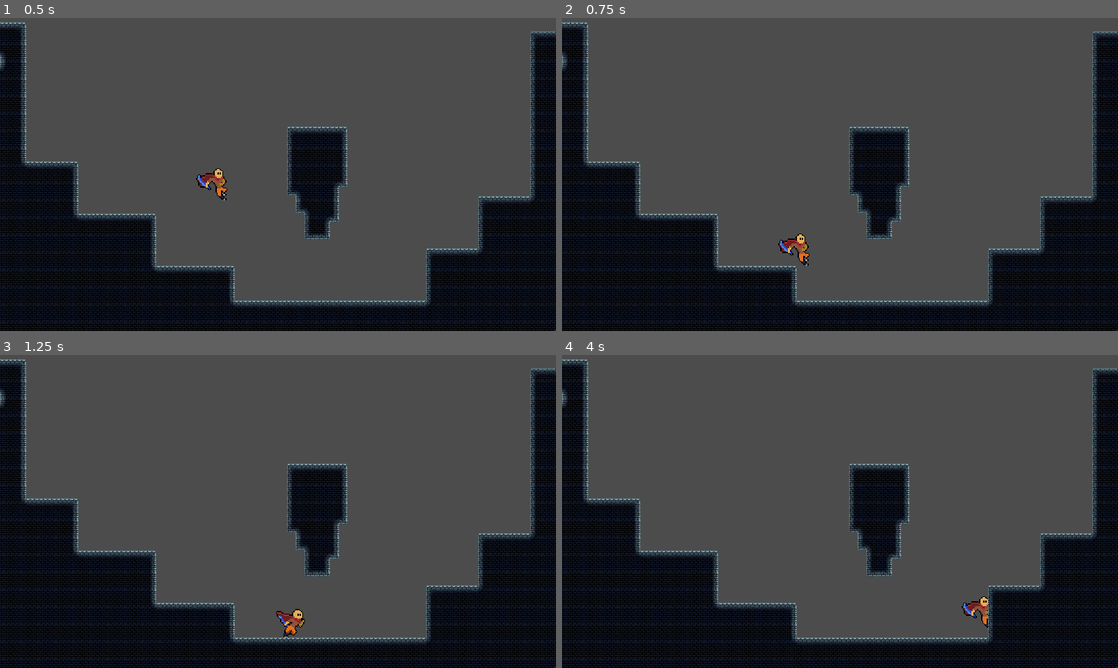
Above: before the commit, frames 1-4 (two rows, left to right).
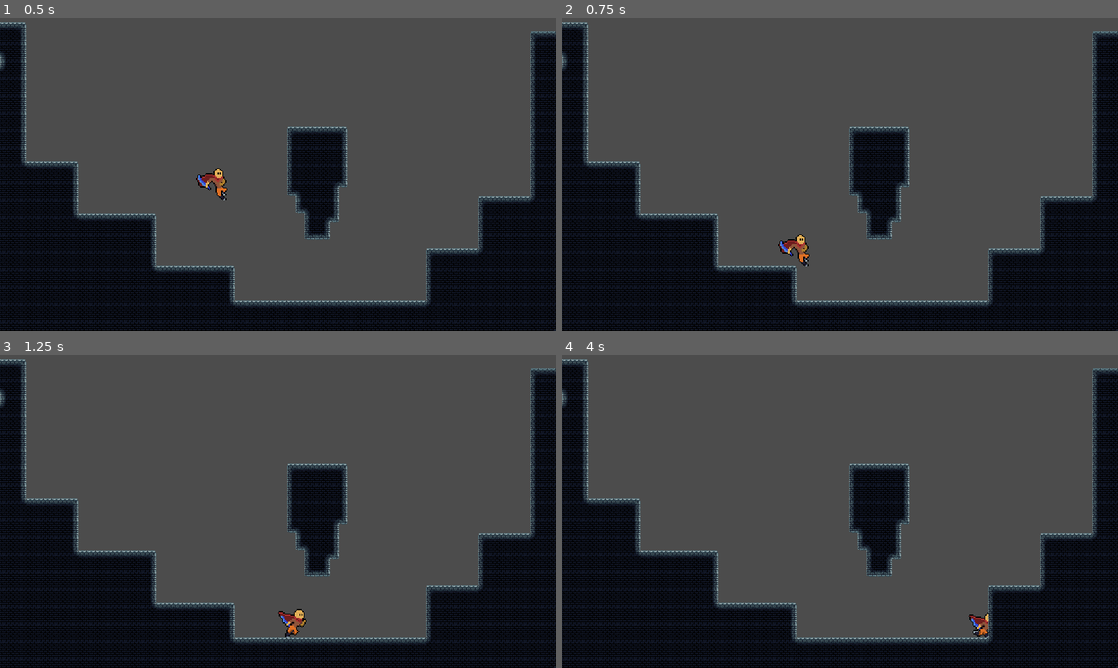
Above: after the commit, the same moments.

Repository: nadzmiidzham/poc-roguelike
Game: Godot game, scene res://src/scene/player_scene.tscn
Same seed, same stepped clock (60 frames per second), same inputs: the game is played once before the commit and once after it.
Inputs:
- Up to frame 1 (0.5 s): no input
- Up to frame 2 (0.75 s): hold D (move_right) from 0.53 s (still down)
- Up to frame 3 (1.25 s): keep holding D (move_right); tap Space (jump) at 0.77 s
- Up to frame 4 (4 s): tap Space (jump) at 1.52, 3.02, 3.77 s; release D (move_right) at 2.03 s; hold A (move_left) 2.03-2.78 s; hold D (move_right) from 2.78 s (still down)

Frame 1 is identical in both runs. In frame 2, 0.1% of the frame differs, in the area x 38-45%, y 68-80%; in frame 3, 0.2%; in frame 4, 0.4%, in the area x 71-77%, y 77-91%.

Commit message:
- bugfix on player sprite not flippin during jump animation - bugfix on CollisionShape2D not changing size upon animation change

Diff:
--- a/src/actor/player/prefab/player.tscn
+++ b/src/actor/player/prefab/player.tscn
@@ -13,7 +13,7 @@
 
 [sub_resource type="CapsuleShape2D" id=1]
 radius = 3.36363
-height = 14.9157
+height = 15.0981
 
 [sub_resource type="Animation" id=2]
 resource_name = "fall"
@@ -101,7 +101,31 @@
 "times": PoolRealArray( 0 ),
 "transitions": PoolRealArray( 1 ),
 "update": 0,
-"values": [ Vector2( 1.047, 1.234 ) ]
+"values": [ Vector2( 1, 1 ) ]
+}
+tracks/7/type = "value"
+tracks/7/path = NodePath("CollisionBox:shape:radius")
+tracks/7/interp = 1
+tracks/7/loop_wrap = true
+tracks/7/imported = false
+tracks/7/enabled = true
+tracks/7/keys = {
+"times": PoolRealArray( 0 ),
+"transitions": PoolRealArray( 1 ),
+"update": 0,
+"values": [ 3.36363 ]
+}
+tracks/8/type = "value"
+tracks/8/path = NodePath("CollisionBox:shape:height")
+tracks/8/interp = 1
+tracks/8/loop_wrap = true
+tracks/8/imported = false
+tracks/8/enabled = true
+tracks/8/keys = {
+"times": PoolRealArray( 0 ),
+"transitions": PoolRealArray( 1 ),
+"update": 0,
+"values": [ 20.9401 ]
 }
 
 [sub_resource type="Animation" id=3]
@@ -190,7 +214,31 @@
 "times": PoolRealArray( 0 ),
 "transitions": PoolRealArray( 1 ),
 "update": 0,
-"values": [ Vector2( 1.094, 1.205 ) ]
+"values": [ Vector2( 1, 1 ) ]
+}
+tracks/7/type = "value"
+tracks/7/path = NodePath("CollisionBox:shape:radius")
+tracks/7/interp = 1
+tracks/7/loop_wrap = true
+tracks/7/imported = false
+tracks/7/enabled = true
+tracks/7/keys = {
+"times": PoolRealArray( 0 ),
+"transitions": PoolRealArray( 1 ),
+"update": 0,
+"values": [ 3.36363 ]
+}
+tracks/8/type = "value"
+tracks/8/path = NodePath("CollisionBox:shape:height")
+tracks/8/interp = 1
+tracks/8/loop_wrap = true
+tracks/8/imported = false
+tracks/8/enabled = true
+tracks/8/keys = {
+"times": PoolRealArray( 0 ),
+"transitions": PoolRealArray( 1 ),
+"update": 0,
+"values": [ 19.4095 ]
 }
 
 [sub_resource type="Animation" id=4]
@@ -230,7 +278,7 @@
 "times": PoolRealArray( 0 ),
 "transitions": PoolRealArray( 1 ),
 "update": 0,
-"values": [ Vector2( 1.047, 1.234 ) ]
+"values": [ Vector2( 1, 1 ) ]
 }
 tracks/3/type = "value"
 tracks/3/path = NodePath("Sprite:frame")
@@ -291,6 +339,30 @@
 "transitions": PoolRealArray( 1 ),
 "update": 0,
 "values": [ Vector2( 1, 1 ) ]
+}
+tracks/8/type = "value"
+tracks/8/path = NodePath("CollisionBox:shape:radius")
+tracks/8/interp = 1
+tracks/8/loop_wrap = true
+tracks/8/imported = false
+tracks/8/enabled = true
+tracks/8/keys = {
+"times": PoolRealArray( 0 ),
+"transitions": PoolRealArray( 1 ),
+"update": 0,
+"values": [ 3.36363 ]
+}
+tracks/9/type = "value"
+tracks/9/path = NodePath("CollisionBox:shape:height")
+tracks/9/interp = 1
+tracks/9/loop_wrap = true
+tracks/9/imported = false
+tracks/9/enabled = true
+tracks/9/keys = {
+"times": PoolRealArray( 0 ),
+"transitions": PoolRealArray( 1 ),
+"update": 0,
+"values": [ 20.0983 ]
 }
 
 [sub_resource type="Animation" id=5]
@@ -381,6 +453,30 @@
 "update": 0,
 "values": [ Vector2( 3.11832, 6.87895 ) ]
 }
+tracks/7/type = "value"
+tracks/7/path = NodePath("CollisionBox:shape:radius")
+tracks/7/interp = 1
+tracks/7/loop_wrap = true
+tracks/7/imported = false
+tracks/7/enabled = true
+tracks/7/keys = {
+"times": PoolRealArray( 0 ),
+"transitions": PoolRealArray( 1 ),
+"update": 0,
+"values": [ 3.36363 ]
+}
+tracks/8/type = "value"
+tracks/8/path = NodePath("CollisionBox:shape:height")
+tracks/8/interp = 1
+tracks/8/loop_wrap = true
+tracks/8/imported = false
+tracks/8/enabled = true
+tracks/8/keys = {
+"times": PoolRealArray( 0 ),
+"transitions": PoolRealArray( 1 ),
+"update": 0,
+"values": [ 15.0981 ]
+}
 
 [node name="Player" type="KinematicBody2D"]
 scale = Vector2( 2, 2 )
@@ -388,13 +484,12 @@
 jump_force = 550
 
 [node name="Sprite" type="Sprite" parent="."]
-position = Vector2( 0.117981, -0.117985 )
-texture = ExtResource( 1 )
-hframes = 7
+position = Vector2( 2.71364, 4.71937 )
+texture = ExtResource( 2 )
+hframes = 4
 
 [node name="CollisionBox" type="CollisionShape2D" parent="."]
-position = Vector2( 2.5284, 4.75523 )
-scale = Vector2( 1.094, 1.205 )
+position = Vector2( 3.11832, 6.87895 )
 shape = SubResource( 1 )
 
 [node name="Animation" type="AnimationPlayer" parent="."]
--- a/src/actor/player/state/state_jump.gd
+++ b/src/actor/player/state/state_jump.gd
@@ -23,6 +23,12 @@
 	if _is_jump_finished:
 		state_machine.change_state(state_fall)
 
+	# flip sprite
+	if !player.is_facing_right && Input.is_action_pressed("move_right"):
+		player.flip()
+	if player.is_facing_right && Input.is_action_pressed("move_left"):
+		player.flip()
+
 func physics_process(_delta) -> void:
 	if player.is_on_floor():
 		player.velocity.y = -player.jump_force
--- a/src/scene/player_scene.tscn
+++ b/src/scene/player_scene.tscn
@@ -3,6 +3,9 @@
 [ext_resource path="res://src/actor/player/prefab/player.tscn" type="PackedScene" id=1]
 [ext_resource path="res://src/sprite/tiles/brickTileset.png" type="Texture" id=2]
 
+[sub_resource type="ConvexPolygonShape2D" id=1]
+points = PoolVector2Array( 0, 0, 16, 0, 16, 16, 0, 16 )
+
 [sub_resource type="ConvexPolygonShape2D" id=2]
 points = PoolVector2Array( 0, 0, 16, 0, 16, 16, 0, 16 )
 
@@ -49,10 +52,10 @@
 points = PoolVector2Array( 0, 0, 16, 0, 16, 16, 0, 16 )
 
 [sub_resource type="ConvexPolygonShape2D" id=17]
-points = PoolVector2Array( 0, 0, 16, 0, 16, 16, 0, 16 )
+points = PoolVector2Array( 0, 16, 16, 16, 16, 16, 0, 16 )
 
 [sub_resource type="ConvexPolygonShape2D" id=18]
-points = PoolVector2Array( 0, 16, 16, 16, 16, 16, 0, 16 )
+points = PoolVector2Array( 0, 0, 16, 0, 16, 16, 0, 16 )
 
 [sub_resource type="ConvexPolygonShape2D" id=19]
 points = PoolVector2Array( 0, 0, 16, 0, 16, 16, 0, 16 )
@@ -111,10 +114,7 @@
 [sub_resource type="ConvexPolygonShape2D" id=37]
 points = PoolVector2Array( 0, 0, 16, 0, 16, 16, 0, 16 )
 
-[sub_resource type="ConvexPolygonShape2D" id=38]
-points = PoolVector2Array( 0, 0, 16, 0, 16, 16, 0, 16 )
-
-[sub_resource type="TileSet" id=1]
+[sub_resource type="TileSet" id=38]
 0/name = "brickTileset.png 0"
 0/texture = ExtResource( 2 )
 0/tex_offset = Vector2( 0, 0 )
@@ -134,230 +134,230 @@
 0/navigation_offset = Vector2( 0, 0 )
 0/shape_offset = Vector2( 0, 0 )
 0/shape_transform = Transform2D( 1, 0, 0, 1, 0, 0 )
-0/shape = SubResource( 2 )
+0/shape = SubResource( 1 )
 0/shape_one_way = false
 0/shape_one_way_margin = 1.0
 0/shapes = [ {
 "autotile_coord": Vector2( 0, 0 ),
 "one_way": false,
 "one_way_margin": 1.0,
+"shape": SubResource( 1 ),
+"shape_transform": Transform2D( 1, 0, 0, 1, 0, 0 )
+}, {
+"autotile_coord": Vector2( 0, 1 ),
+"one_way": false,
+"one_way_margin": 1.0,
 "shape": SubResource( 2 ),
 "shape_transform": Transform2D( 1, 0, 0, 1, 0, 0 )
 }, {
-"autotile_coord": Vector2( 0, 1 ),
+"autotile_coord": Vector2( 0, 2 ),
 "one_way": false,
 "one_way_margin": 1.0,
 "shape": SubResource( 3 ),
 "shape_transform": Transform2D( 1, 0, 0, 1, 0, 0 )
 }, {
-"autotile_coord": Vector2( 0, 2 ),
+"autotile_coord": Vector2( 1, 2 ),
 "one_way": false,
 "one_way_margin": 1.0,
 "shape": SubResource( 4 ),
 "shape_transform": Transform2D( 1, 0, 0, 1, 0, 0 )
 }, {
-"autotile_coord": Vector2( 1, 2 ),
+"autotile_coord": Vector2( 2, 2 ),
 "one_way": false,
 "one_way_margin": 1.0,
 "shape": SubResource( 5 ),
 "shape_transform": Transform2D( 1, 0, 0, 1, 0, 0 )
 }, {
-"autotile_coord": Vector2( 2, 2 ),
+"autotile_coord": Vector2( 2, 1 ),
 "one_way": false,
 "one_way_margin": 1.0,
 "shape": SubResource( 6 ),
 "shape_transform": Transform2D( 1, 0, 0, 1, 0, 0 )
 }, {
-"autotile_coord": Vector2( 2, 1 ),
+"autotile_coord": Vector2( 2, 0 ),
 "one_way": false,
 "one_way_margin": 1.0,
 "shape": SubResource( 7 ),
 "shape_transform": Transform2D( 1, 0, 0, 1, 0, 0 )
 }, {
-"autotile_coord": Vector2( 2, 0 ),
+"autotile_coord": Vector2( 1, 0 ),
 "one_way": false,
 "one_way_margin": 1.0,
 "shape": SubResource( 8 ),
 "shape_transform": Transform2D( 1, 0, 0, 1, 0, 0 )
 }, {
-"autotile_coord": Vector2( 1, 0 ),
+"autotile_coord": Vector2( 3, 0 ),
 "one_way": false,
 "one_way_margin": 1.0,
 "shape": SubResource( 9 ),
 "shape_transform": Transform2D( 1, 0, 0, 1, 0, 0 )
 }, {
-"autotile_coord": Vector2( 3, 0 ),
+"autotile_coord": Vector2( 3, 1 ),
 "one_way": false,
 "one_way_margin": 1.0,
 "shape": SubResource( 10 ),
 "shape_transform": Transform2D( 1, 0, 0, 1, 0, 0 )
 }, {
-"autotile_coord": Vector2( 3, 1 ),
+"autotile_coord": Vector2( 3, 2 ),
 "one_way": false,
 "one_way_margin": 1.0,
 "shape": SubResource( 11 ),
 "shape_transform": Transform2D( 1, 0, 0, 1, 0, 0 )
 }, {
-"autotile_coord": Vector2( 3, 2 ),
+"autotile_coord": Vector2( 0, 3 ),
 "one_way": false,
 "one_way_margin": 1.0,
 "shape": SubResource( 12 ),
 "shape_transform": Transform2D( 1, 0, 0, 1, 0, 0 )
 }, {
-"autotile_coord": Vector2( 0, 3 ),
+"autotile_coord": Vector2( 1, 3 ),
 "one_way": false,
 "one_way_margin": 1.0,
 "shape": SubResource( 13 ),
 "shape_transform": Transform2D( 1, 0, 0, 1, 0, 0 )
 }, {
-"autotile_coord": Vector2( 1, 3 ),
+"autotile_coord": Vector2( 2, 3 ),
 "one_way": false,
 "one_way_margin": 1.0,
 "shape": SubResource( 14 ),
 "shape_transform": Transform2D( 1, 0, 0, 1, 0, 0 )
 }, {
-"autotile_coord": Vector2( 2, 3 ),
+"autotile_coord": Vector2( 3, 3 ),
 "one_way": false,
 "one_way_margin": 1.0,
 "shape": SubResource( 15 ),
 "shape_transform": Transform2D( 1, 0, 0, 1, 0, 0 )
 }, {
-"autotile_coord": Vector2( 3, 3 ),
+"autotile_coord": Vector2( 4, 2 ),
 "one_way": false,
 "one_way_margin": 1.0,
 "shape": SubResource( 16 ),
 "shape_transform": Transform2D( 1, 0, 0, 1, 0, 0 )
 }, {
-"autotile_coord": Vector2( 4, 2 ),
+"autotile_coord": Vector2( 5, 2 ),
 "one_way": false,
 "one_way_margin": 1.0,
 "shape": SubResource( 17 ),
 "shape_transform": Transform2D( 1, 0, 0, 1, 0, 0 )
 }, {
+"autotile_coord": Vector2( 5, 3 ),
+"one_way": false,
+"one_way_margin": 1.0,
+"shape": SubResource( 18 ),
+"shape_transform": Transform2D( 1, 0, 0, 1, 0, 0 )
+}, {
 "autotile_coord": Vector2( 5, 2 ),
 "one_way": false,
 "one_way_margin": 1.0,
-"shape": SubResource( 18 ),
-"shape_transform": Transform2D( 1, 0, 0, 1, 0, 0 )
-}, {
-"autotile_coord": Vector2( 5, 3 ),
-"one_way": false,
-"one_way_margin": 1.0,
 "shape": SubResource( 19 ),
 "shape_transform": Transform2D( 1, 0, 0, 1, 0, 0 )
 }, {
-"autotile_coord": Vector2( 5, 2 ),
+"autotile_coord": Vector2( 4, 3 ),
 "one_way": false,
 "one_way_margin": 1.0,
 "shape": SubResource( 20 ),
 "shape_transform": Transform2D( 1, 0, 0, 1, 0, 0 )
 }, {
-"autotile_coord": Vector2( 4, 3 ),
+"autotile_coord": Vector2( 2, 4 ),
 "one_way": false,
 "one_way_margin": 1.0,
 "shape": SubResource( 21 ),
 "shape_transform": Transform2D( 1, 0, 0, 1, 0, 0 )
 }, {
-"autotile_coord": Vector2( 2, 4 ),
+"autotile_coord": Vector2( 3, 4 ),
 "one_way": false,
 "one_way_margin": 1.0,
 "shape": SubResource( 22 ),
 "shape_transform": Transform2D( 1, 0, 0, 1, 0, 0 )
 }, {
-"autotile_coord": Vector2( 3, 4 ),
+"autotile_coord": Vector2( 3, 5 ),
 "one_way": false,
 "one_way_margin": 1.0,
 "shape": SubResource( 23 ),
 "shape_transform": Transform2D( 1, 0, 0, 1, 0, 0 )
 }, {
-"autotile_coord": Vector2( 3, 5 ),
+"autotile_coord": Vector2( 2, 5 ),
 "one_way": false,
 "one_way_margin": 1.0,
 "shape": SubResource( 24 ),
 "shape_transform": Transform2D( 1, 0, 0, 1, 0, 0 )
 }, {
-"autotile_coord": Vector2( 2, 5 ),
+"autotile_coord": Vector2( 7, 3 ),
 "one_way": false,
 "one_way_margin": 1.0,
 "shape": SubResource( 25 ),
 "shape_transform": Transform2D( 1, 0, 0, 1, 0, 0 )
 }, {
-"autotile_coord": Vector2( 7, 3 ),
+"autotile_coord": Vector2( 7, 4 ),
 "one_way": false,
 "one_way_margin": 1.0,
 "shape": SubResource( 26 ),
 "shape_transform": Transform2D( 1, 0, 0, 1, 0, 0 )
 }, {
-"autotile_coord": Vector2( 7, 4 ),
+"autotile_coord": Vector2( 6, 3 ),
 "one_way": false,
 "one_way_margin": 1.0,
 "shape": SubResource( 27 ),
 "shape_transform": Transform2D( 1, 0, 0, 1, 0, 0 )
 }, {
-"autotile_coord": Vector2( 6, 3 ),
+"autotile_coord": Vector2( 6, 2 ),
 "one_way": false,
 "one_way_margin": 1.0,
 "shape": SubResource( 28 ),
 "shape_transform": Transform2D( 1, 0, 0, 1, 0, 0 )
 }, {
-"autotile_coord": Vector2( 6, 2 ),
+"autotile_coord": Vector2( 6, 0 ),
 "one_way": false,
 "one_way_margin": 1.0,
 "shape": SubResource( 29 ),
 "shape_transform": Transform2D( 1, 0, 0, 1, 0, 0 )
 }, {
-"autotile_coord": Vector2( 6, 0 ),
+"autotile_coord": Vector2( 7, 0 ),
 "one_way": false,
 "one_way_margin": 1.0,
 "shape": SubResource( 30 ),
 "shape_transform": Transform2D( 1, 0, 0, 1, 0, 0 )
 }, {
-"autotile_coord": Vector2( 7, 0 ),
+"autotile_coord": Vector2( 6, 1 ),
 "one_way": false,
 "one_way_margin": 1.0,
 "shape": SubResource( 31 ),
 "shape_transform": Transform2D( 1, 0, 0, 1, 0, 0 )
 }, {
-"autotile_coord": Vector2( 6, 1 ),
+"autotile_coord": Vector2( 7, 1 ),
 "one_way": false,
 "one_way_margin": 1.0,
 "shape": SubResource( 32 ),
 "shape_transform": Transform2D( 1, 0, 0, 1, 0, 0 )
 }, {
-"autotile_coord": Vector2( 7, 1 ),
+"autotile_coord": Vector2( 7, 2 ),
 "one_way": false,
 "one_way_margin": 1.0,
 "shape": SubResource( 33 ),
 "shape_transform": Transform2D( 1, 0, 0, 1, 0, 0 )
 }, {
-"autotile_coord": Vector2( 7, 2 ),
+"autotile_coord": Vector2( 1, 4 ),
 "one_way": false,
 "one_way_margin": 1.0,
 "shape": SubResource( 34 ),
 "shape_transform": Transform2D( 1, 0, 0, 1, 0, 0 )
 }, {
-"autotile_coord": Vector2( 1, 4 ),
+"autotile_coord": Vector2( 1, 5 ),
 "one_way": false,
 "one_way_margin": 1.0,
 "shape": SubResource( 35 ),
 "shape_transform": Transform2D( 1, 0, 0, 1, 0, 0 )
 }, {
-"autotile_coord": Vector2( 1, 5 ),
+"autotile_coord": Vector2( 0, 4 ),
 "one_way": false,
 "one_way_margin": 1.0,
 "shape": SubResource( 36 ),
 "shape_transform": Transform2D( 1, 0, 0, 1, 0, 0 )
 }, {
-"autotile_coord": Vector2( 0, 4 ),
+"autotile_coord": Vector2( 0, 5 ),
 "one_way": false,
 "one_way_margin": 1.0,
 "shape": SubResource( 37 ),
-"shape_transform": Transform2D( 1, 0, 0, 1, 0, 0 )
-}, {
-"autotile_coord": Vector2( 0, 5 ),
-"one_way": false,
-"one_way_margin": 1.0,
-"shape": SubResource( 38 ),
 "shape_transform": Transform2D( 1, 0, 0, 1, 0, 0 )
 } ]
 0/z_index = 0
Not shown: 1 places in src/scene/player_scene.tscn that only renumber resources
